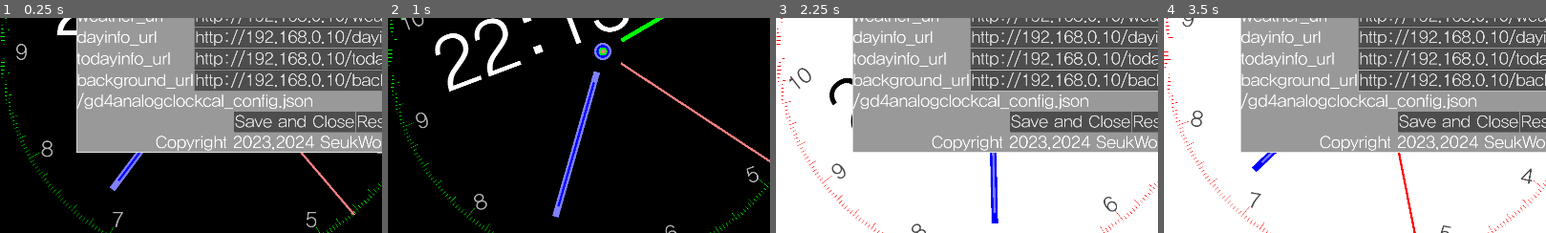
Above: before the commit, frames 1-4 (left to right).
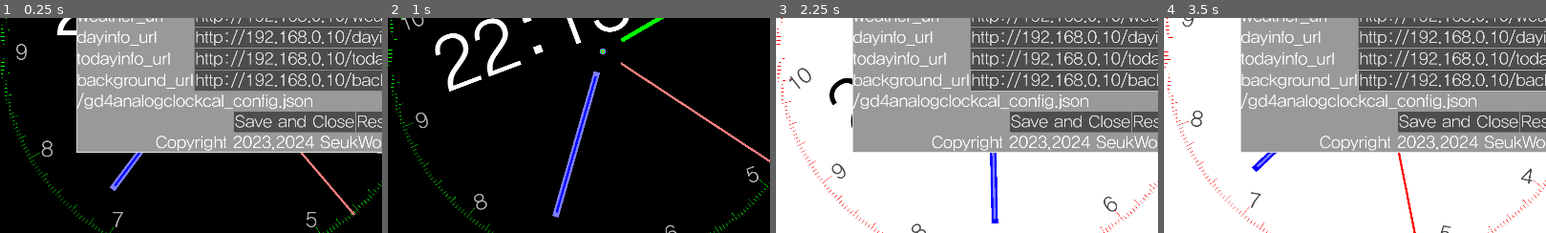
Above: after the commit, the same moments.

Repository: kasworld/gd4analogclockcal
Game: Godot game, scene res://main.tscn
Two runs of this game, one before a commit and one after it. Both use one fixed random seed, a clock stepped at 60 frames per second and the inputs below.
Inputs (mouse positions are % of the whole screen's width and height, from its top left):
- Up to frame 1 (0.25 s): no input
- Up to frame 2 (1 s): tap Enter at 0.5, 0.6 s; move the mouse to (72, 45) at 0.52 s; click (72, 45) at 0.67 s
- Up to frame 3 (2.25 s): move the mouse to (30, 55) at 1.27 s; tap Enter at 1.35, 2.1 s; click (30, 55) at 1.42 s; move the mouse to (60, 28) at 2.02 s; click (60, 28) at 2.17 s
- Up to frame 4 (3.5 s): move the mouse to (45, 70) at 2.77 s; tap Enter at 2.85 s; click (45, 70) at 2.92 s
The pictures show only the part of the screen within x 0-50%, y 42-92%; the shares and areas given below are measured in that part.

The runs differ from the first frame. In frame 1, less than 0.1% of the frame differs, in the area x 29-32%, y 75-79%; in frame 2, 0.3%, in the area x 43-59%, y 11-91%; in frame 3, less than 0.1%; in frame 4, less than 0.1%.
Error in both runs: Attempt to call function 'store_line' in base 'null instance' on a null instance. (res://global/config.gd:13)

Commit message:
use transform for hand

Diff:
--- a/analog_clock/analog_clock.gd
+++ b/analog_clock/analog_clock.gd
@@ -8,16 +8,16 @@
 	var hands_param = [
 		# hands type, color key, from, to , width : ratio of clock_R
 		[AnalogHands.HandType.Hour, "hour1", 0.1,0.8,0.03],
-		[AnalogHands.HandType.Hour, "hour2", 0.15,0.75,0.01],
+		[AnalogHands.HandType.Hour, "hour2", 0.12,0.78,0.01],
 		[AnalogHands.HandType.Minute, "minute", 0.1,0.9,0.02],
 		[AnalogHands.HandType.Second, "second", 0.1,1.0,0.01],
 	]
 	var center_param = [
 		# color key, radius
-		["hour1", 0.04],
-		["hour2", 0.03],
-		["minute", 0.02],
-		["second", 0.01],
+		["hour1", 0.03/2],
+		#["hour2", 0.03],
+		["minute", 0.02/2],
+		["second", 0.01/2],
 	]
 	$AnalogHands.init(r,tz_s, hands_param,center_param)
 
--- a/analog_hands/analog_hands.gd
+++ b/analog_hands/analog_hands.gd
@@ -40,19 +40,18 @@
 func _draw() -> void:
 	var ms = Time.get_unix_time_from_system()
 	for v in hands_param:
-		var rad = -calc_rad_for_hand(ms, v[0]) +PI
+		var rad = calc_rad_for_hand(ms, v[0]) +PI
 		var co = Global2d.colors[v[1]]
-		var p1 = make_pos_by_rad_r(rad, v[2]*clock_R)
-		var p2 = make_pos_by_rad_r(rad, v[3]*clock_R)
+		var p1 = Vector2(0, v[2]*clock_R)
+		var p2 = Vector2(0, v[3]*clock_R)
+		draw_set_transform(Vector2(0,0), rad)
 		draw_line(p1, p2, co, v[4]*clock_R  )
+	draw_set_transform(Vector2(0,0), 0)
 
 	for v in center_param:
 		var co = Global2d.colors[v[0]]
 		var r = clock_R * v[1]
 		draw_circle(Vector2(0,0), r, co)
-
-func make_pos_by_rad_r(rad:float, r :float)->Vector2:
-	return Vector2(sin(rad)*r, cos(rad)*r)
 
 func calc_rad_for_hand(ms :float, hd :HandType)->float:
 	var second = ms - int(ms/60)*60
